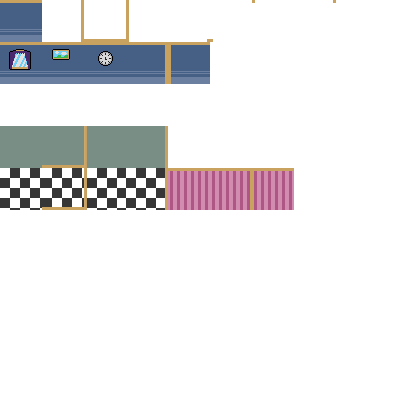
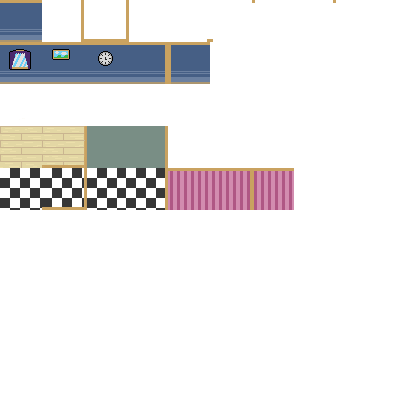
Layered file, before and after one edit (420px x 420px). Changes by layer:
added layer "Layer 33" above "Layer 32" over [0,40,210,84]
added layer "Layer 32" above "Layer 31" over [14,126,84,168]
added layer "Layer 31" above "Bathroom wall (right column)" over [0,118,85,168]
